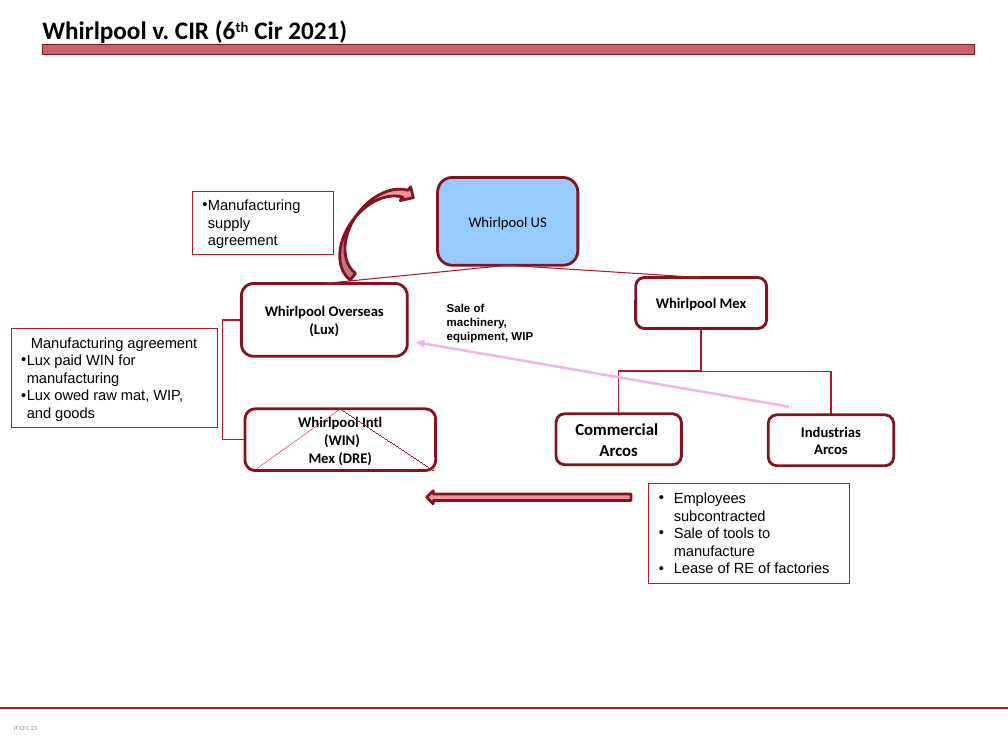
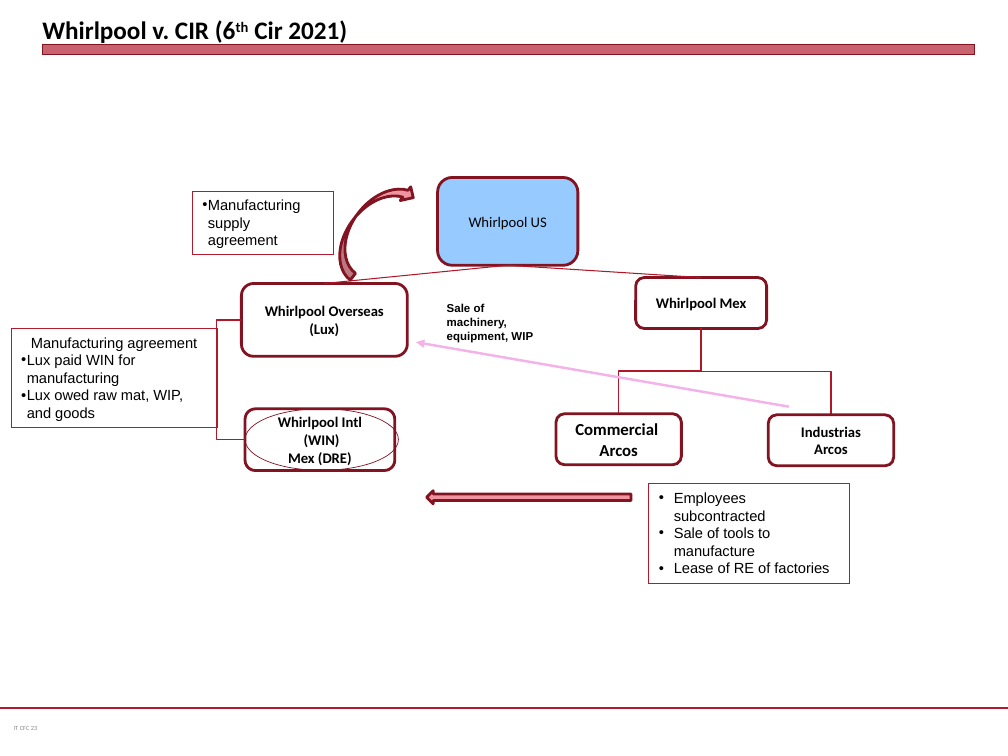
Before and after one commit to jmc877/International-Tax, a slide deck: slide 21 of slides/IT_CFC_23.pptx. Drawn at 1008x756 pixels with LibreOffice and Linux fonts; fonts in the diff are those of the drawing. Boxes give left, top, right and bottom in pixels: in the first picture for what was removed or moved away, otherwise in the second. Text is boxed around its words. In the diff, an @@ line names an element or a change of style, - is before the commit and + after.

```diff
--- a/slides/IT_CFC_23.pptx
+++ b/slides/IT_CFC_23.pptx
@@ elbow line (241, 320) - (245, 439): route changed @@
@@ rounded rectangle "Whirlpool Intl (WIN) Mex (DRE)": place and size @@
-rounded rectangle "Whirlpool Intl (WIN) Mex (DRE)" at [245,409,435,471]
+rounded rectangle "Whirlpool Intl (WIN) Mex (DRE)" at [245,409,395,471]
@@ ellipse added at [245,408,398,470], outline #821522 0.5 pt @@
@@ line removed from (341, 409) to (254, 471) @@
@@ line removed from (341, 409) to (433, 471) @@
```
